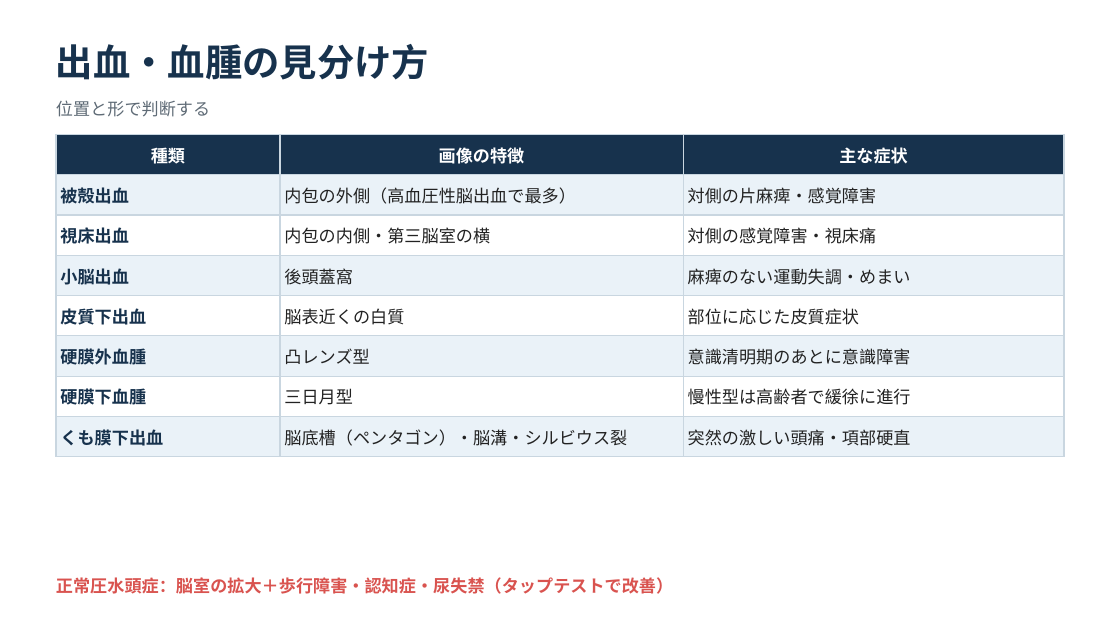
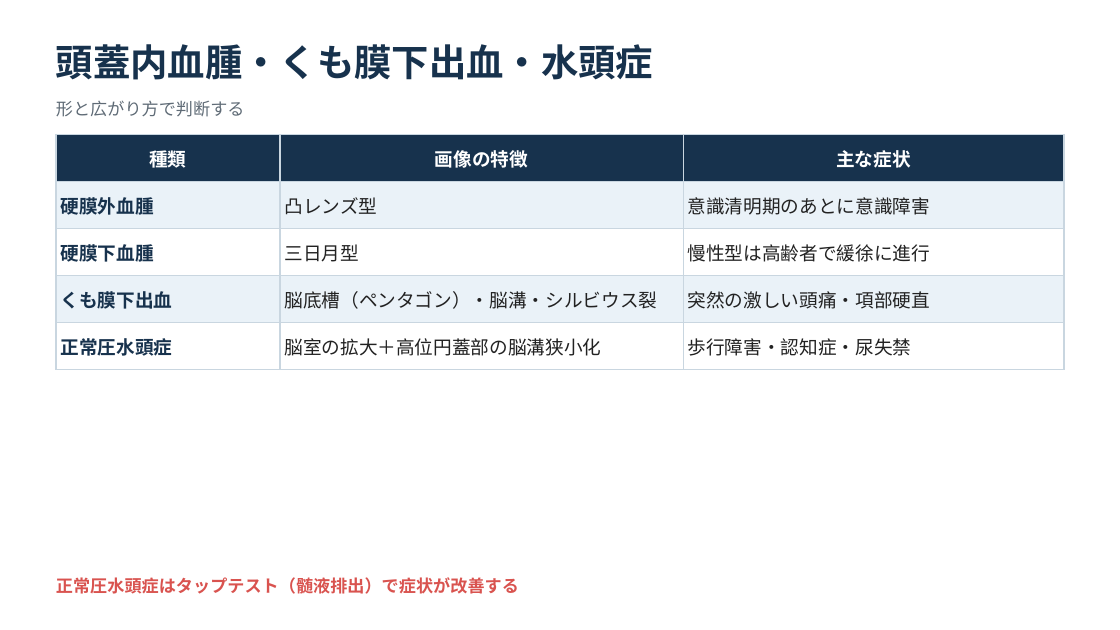
Before and after one commit to snowlife0211-pixel/bookish-fishstick, a slide deck: slide 69 of materials/神経系 総合演習_解説（統合版）.pptx (slide 53 before the commit). Drawn at 1120x630 pixels with LibreOffice and Linux fonts; fonts in the diff are those of the drawing. Boxes give left, top, right and bottom in pixels: in the first picture for what was removed or moved away, otherwise in the second. Text is boxed around its words. In the diff, an @@ line names an element or a change of style, - is before the commit and + after.

```diff
--- a/materials/神経系 総合演習_解説（統合版）.pptx
+++ b/materials/神経系 総合演習_解説（統合版）.pptx
@@ text at (x1=56, y1=44, x2=653, y2=80): text changed @@
-出血・血腫の見分け方
+頭蓋内血腫・くも膜下出血・水頭症
@@ text at (x1=56, y1=101, x2=245, y2=117): text changed @@
-位置と形で判断する
+形と広がり方で判断する
@@ table at (x1=56, y1=134, x2=1064, y2=360) @@
-row 2: 被殻出血 | 内包の外側（高血圧性脳出血で最多） | 対側の片麻痺・感覚障害
-row 3: 視床出血 | 内包の内側・第三脳室の横 | 対側の感覚障害・視床痛
-row 4: 小脳出血 | 後頭蓋窩 | 麻痺のない運動失調・めまい
-row 5: 皮質下出血 | 脳表近くの白質 | 部位に応じた皮質症状
+row 5: 正常圧水頭症 | 脳室の拡大＋高位円蓋部の脳溝狭小化 | 歩行障害・認知症・尿失禁
@@ text at (x1=56, y1=577, x2=519, y2=594): text changed @@
-正常圧水頭症：脳室の拡大＋歩行障害・認知症・尿失禁（タップテストで改善）
+正常圧水頭症はタップテスト（髄液排出）で症状が改善する
```
Also in this commit, not shown: 7 other slides changed, 2 slides added, 2 other files.
